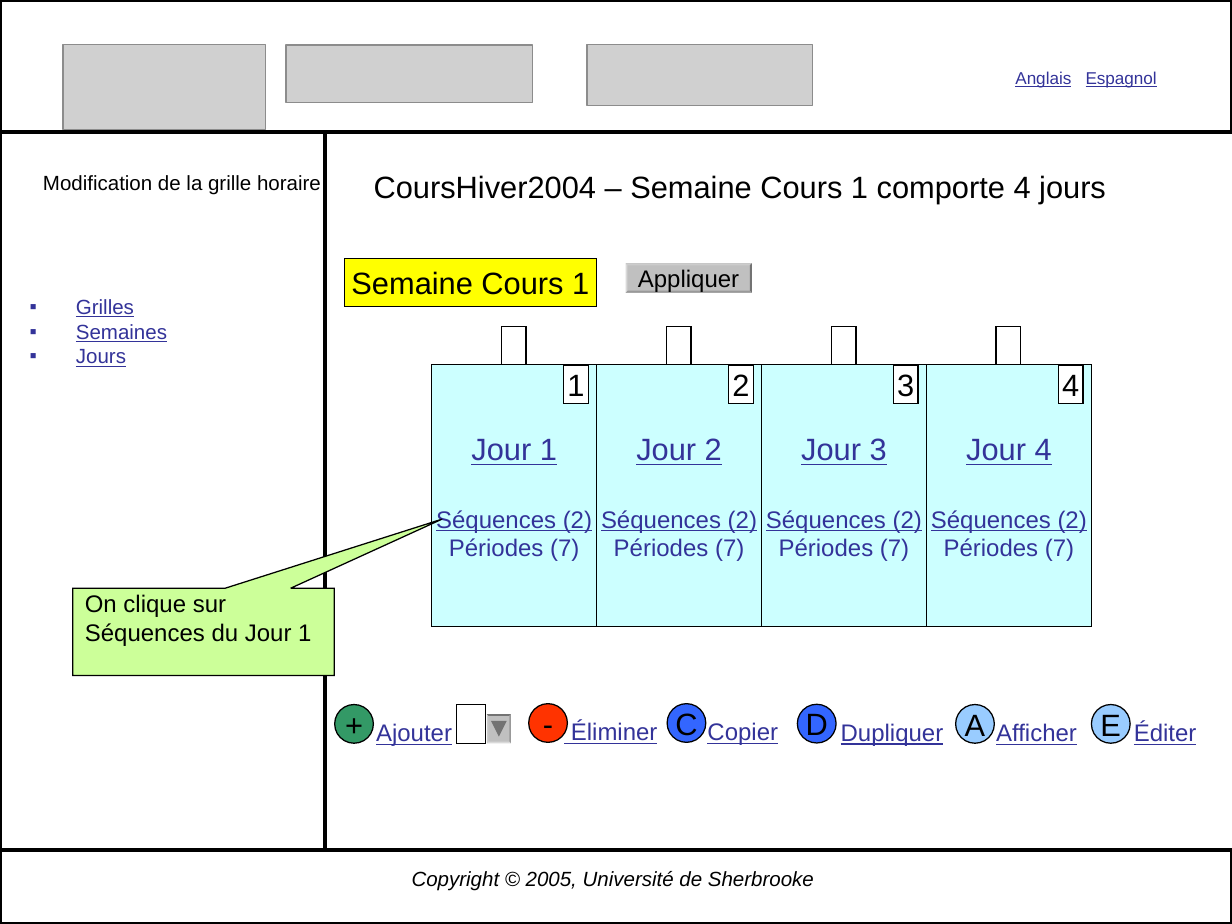
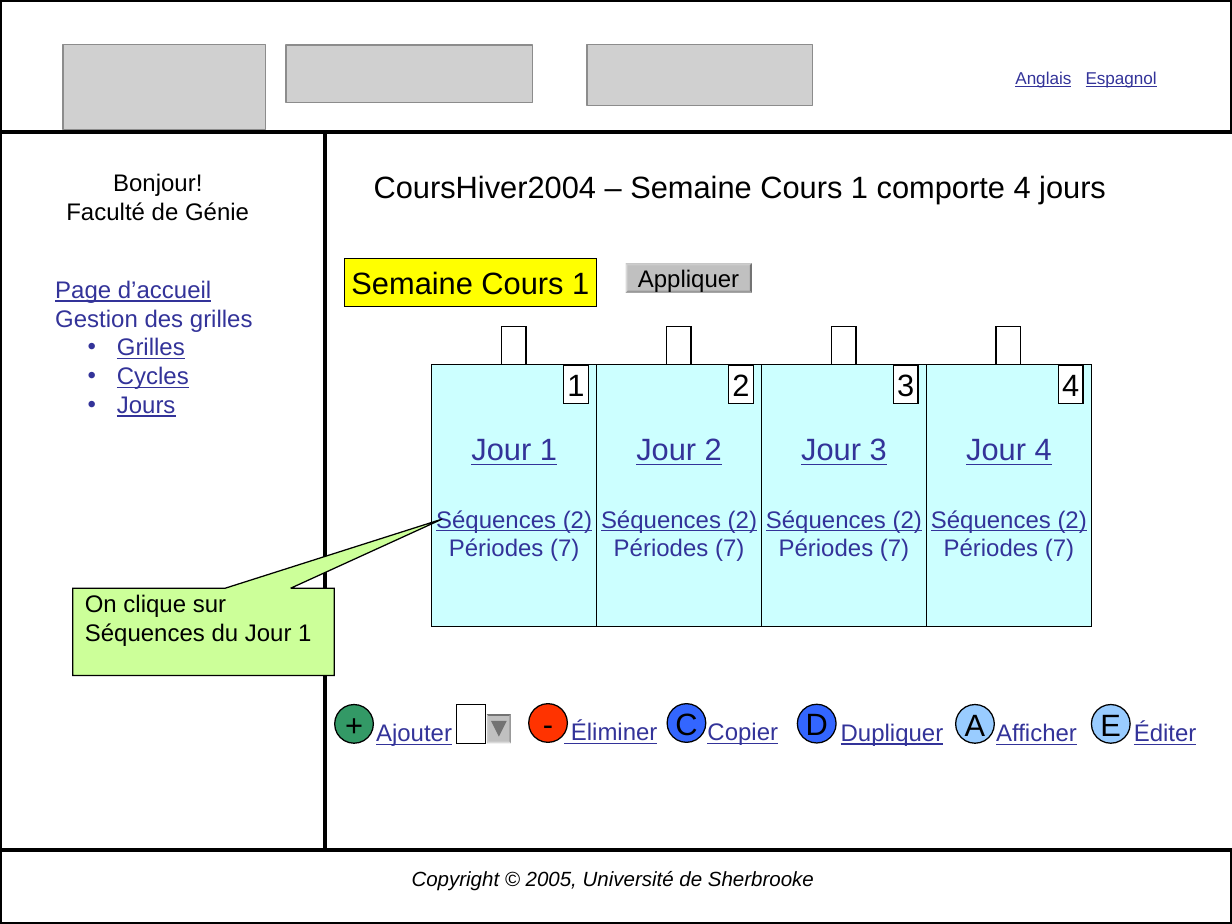
Before and after one commit to gonr1001/diamant, a slide deck: slide 35 of Diamant2.0/Conception/CreationGrille2.ppt (slide 32 before the commit). Drawn at 1232x924 pixels with LibreOffice and Linux fonts; fonts in the diff are those of the drawing; grey boxes stand for pictures. Boxes give left, top, right and bottom in pixels: in the first picture for what was removed or moved away, otherwise in the second. Text is boxed around its words. In the diff, an @@ line names an element or a change of style, - is before the commit and + after.

```diff
--- a/Diamant2.0/Conception/CreationGrille2.ppt
+++ b/Diamant2.0/Conception/CreationGrille2.ppt
@@ text removed at (43,175,321,195) @@
-Modification de la grille horaire
@@ text added at (66,173,249,221), 14 pt, text #000000 @@
+Bonjour!
+Faculté de Génie
@@ text added at (55,280,253,417), 14 pt, text #333399, underline @@
+Page d’accueil
+Gestion des grilles
+  • Grilles
+  • Cycles
+  • Jours
@@ text removed at (76,299,167,367) @@
-▪ Grilles
-▪ Semaines
-▪ Jours
```
Also in this commit, not shown: 21 other slides changed, 3 slides added, 2 other files.
